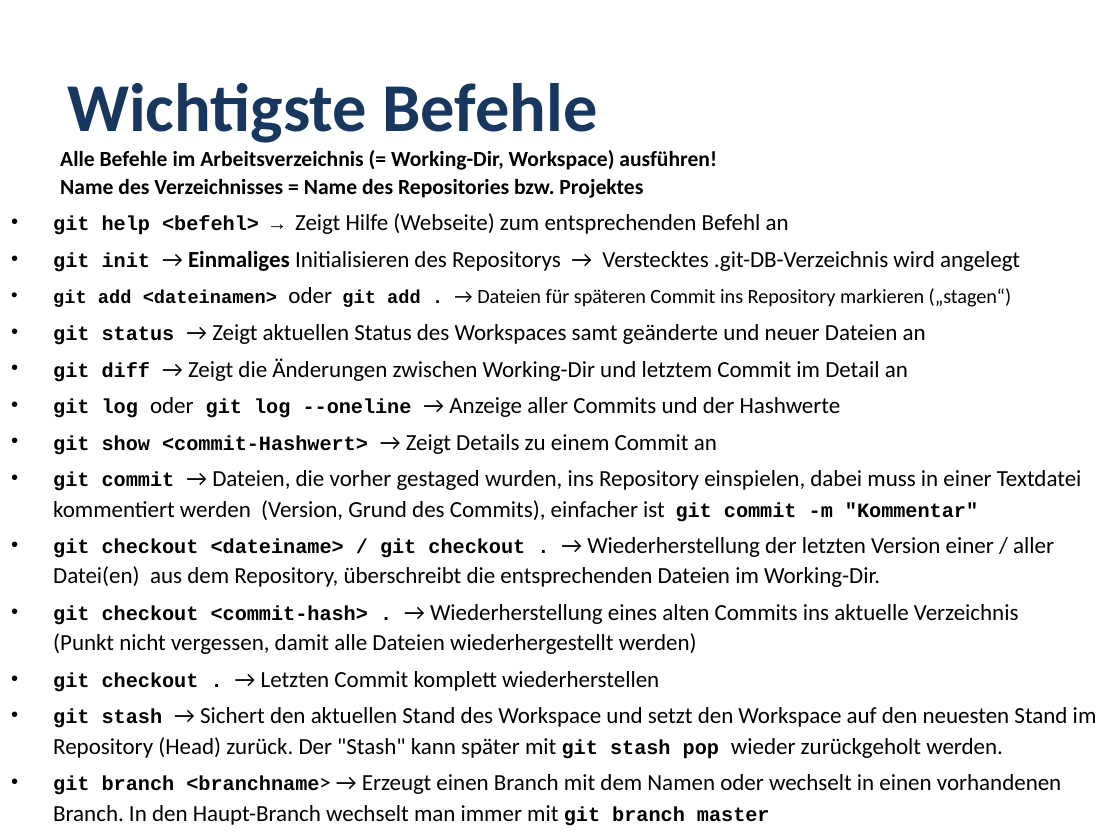
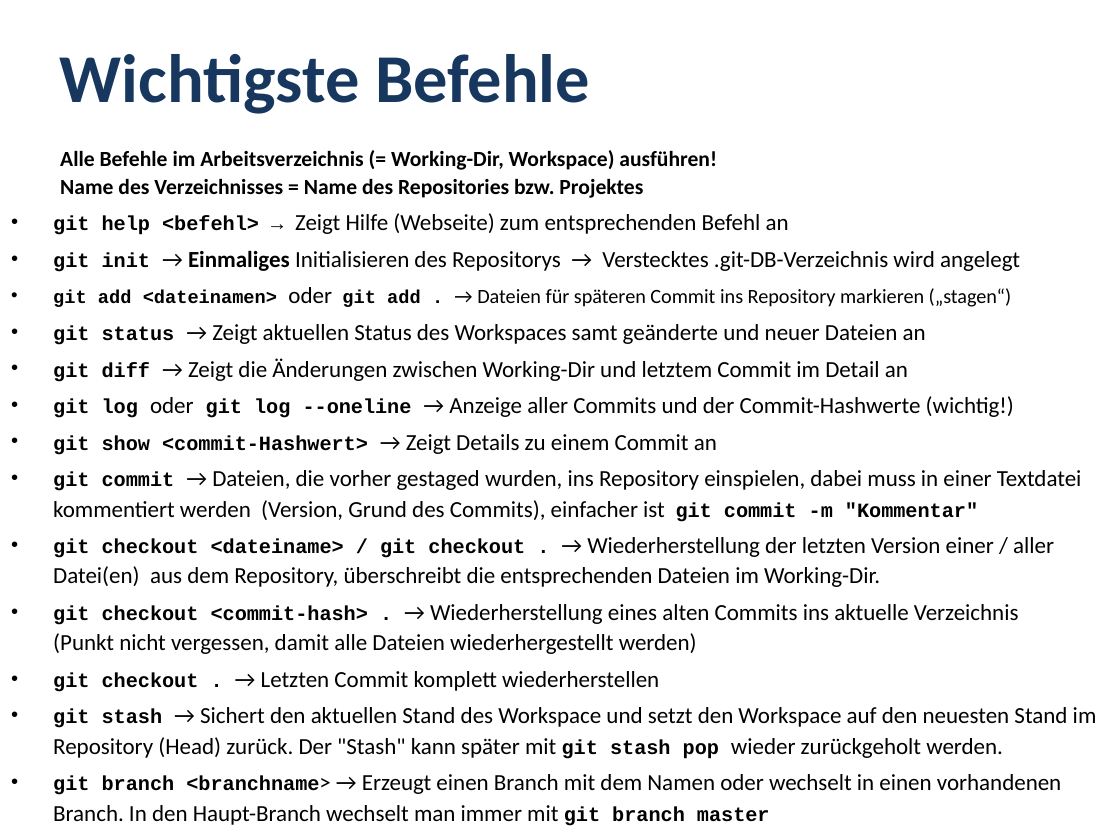
Before and after one commit to MickyRoth/Presentations, a slide deck: slide 8 of Git.pptx. Drawn at 1120x840 pixels with LibreOffice and Linux fonts; fonts in the diff are those of the drawing; background and template pictures are left out. Boxes give left, top, right and bottom in pixels: in the first picture for what was removed or moved away, otherwise in the second. Text is boxed around its words. In the diff, an @@ line names an element or a change of style, - is before the commit and + after.

```diff
--- a/Git.pptx
+++ b/Git.pptx
@@ title "Wichtigste Befehle" moved from (x1=67, y1=83, x2=598, y2=143) to (x1=60, y1=54, x2=590, y2=114) @@
@@ text at (x1=53, y1=396, x2=1014, y2=418): text changed @@
-• git log oder git log --oneline → Anzeige aller Commits und der Hashwerte
+• git log oder git log --oneline → Anzeige aller Commits und der Commit-Hashwerte (wichtig!)
```
Also in this commit, not shown: 2 other slides changed, 1 other file.
